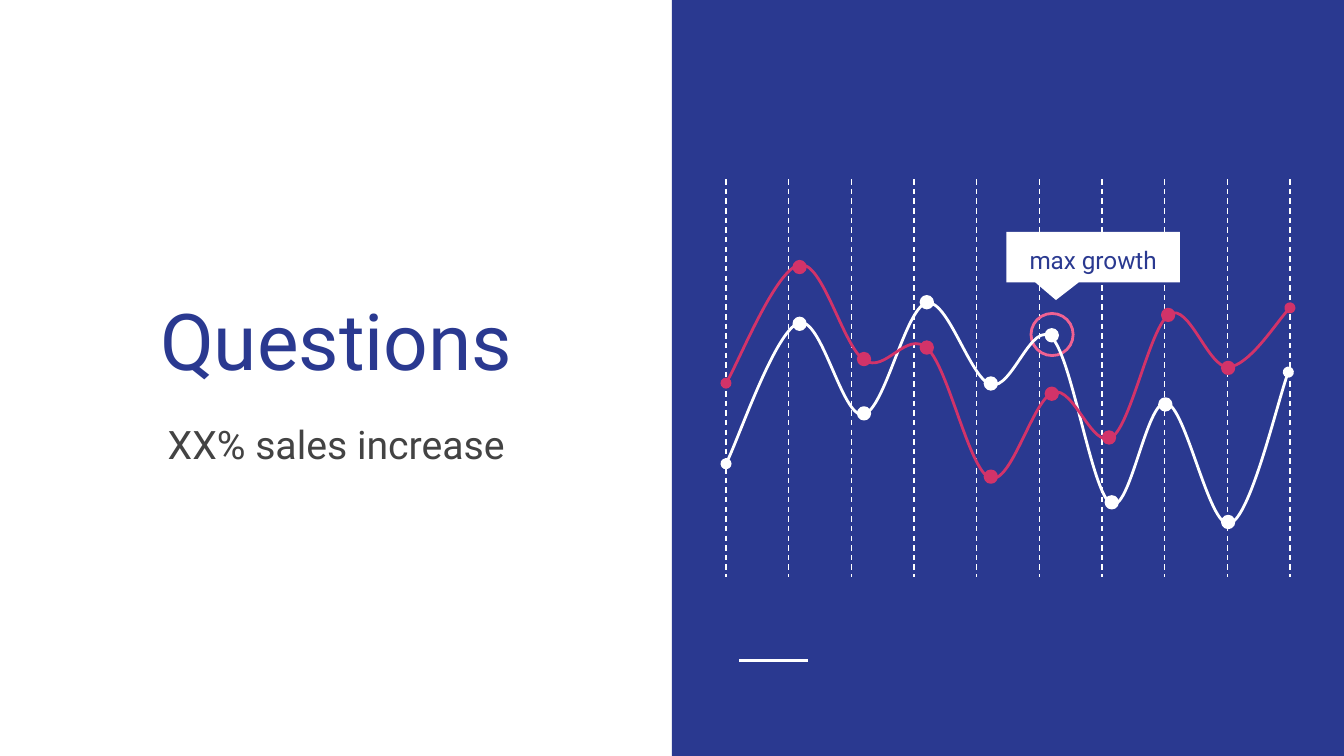
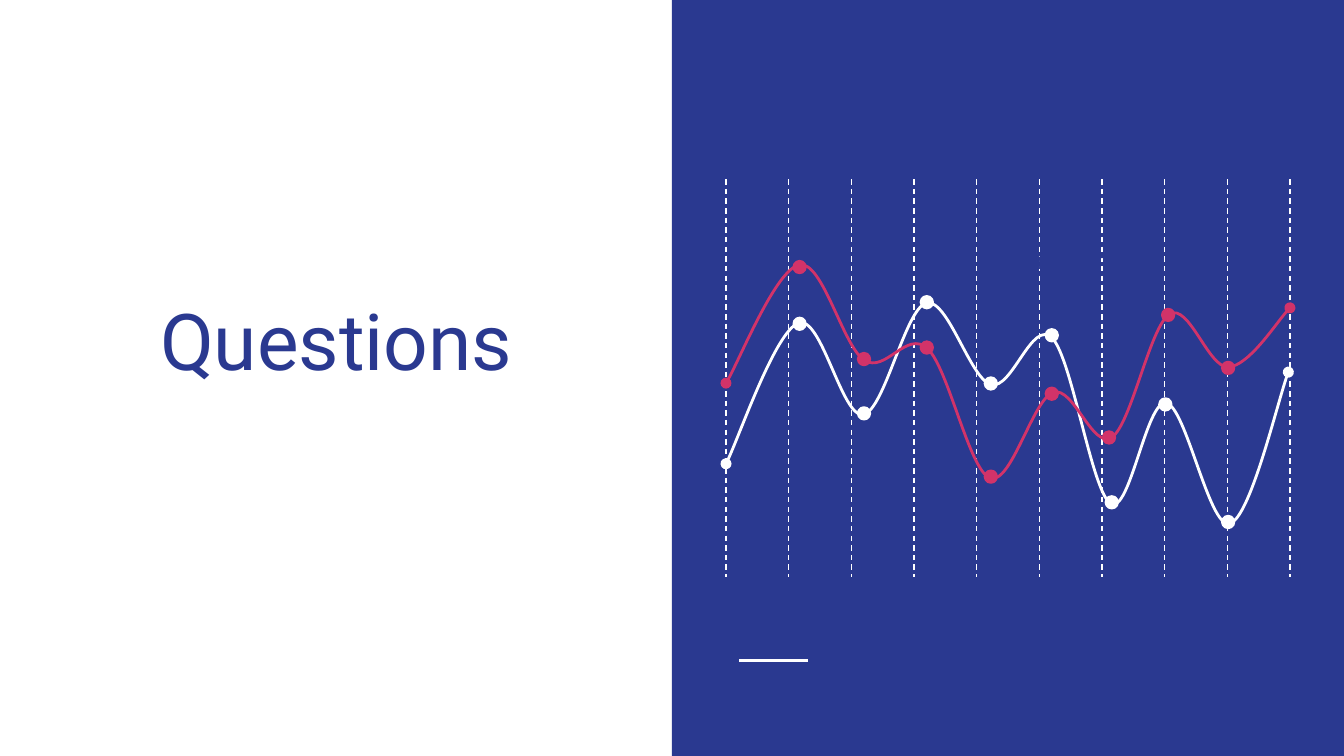
Before and after one commit to Magzzie/COVID-19_Analysis, a slide deck: slide 15 of COVID-19 Analysis.pptx. Drawn at 1344x756 pixels with LibreOffice and Linux fonts; fonts in the diff are those of the drawing. Boxes give left, top, right and bottom in pixels: in the first picture for what was removed or moved away, otherwise in the second. Text is boxed around its words. In the diff, an @@ line names an element or a change of style, - is before the commit and + after.

```diff
--- a/COVID-19 Analysis.pptx
+++ b/COVID-19 Analysis.pptx
@@ rounded speech box removed at (1007, 233, 1180, 284) @@
@@ ellipse removed at (1031, 313, 1073, 355) @@
@@ subtitle removed at (168, 429, 505, 460) @@
-XX% sales increase
```
Also in this commit, not shown: 2 other slides changed, 3 slides added, 3 slides removed.
